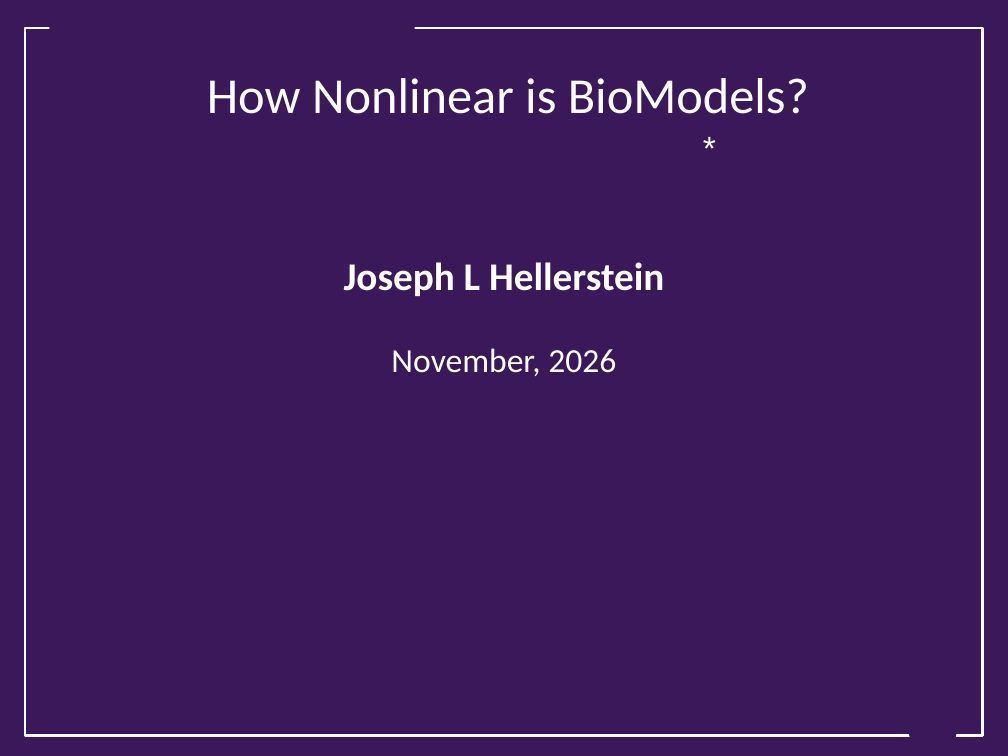
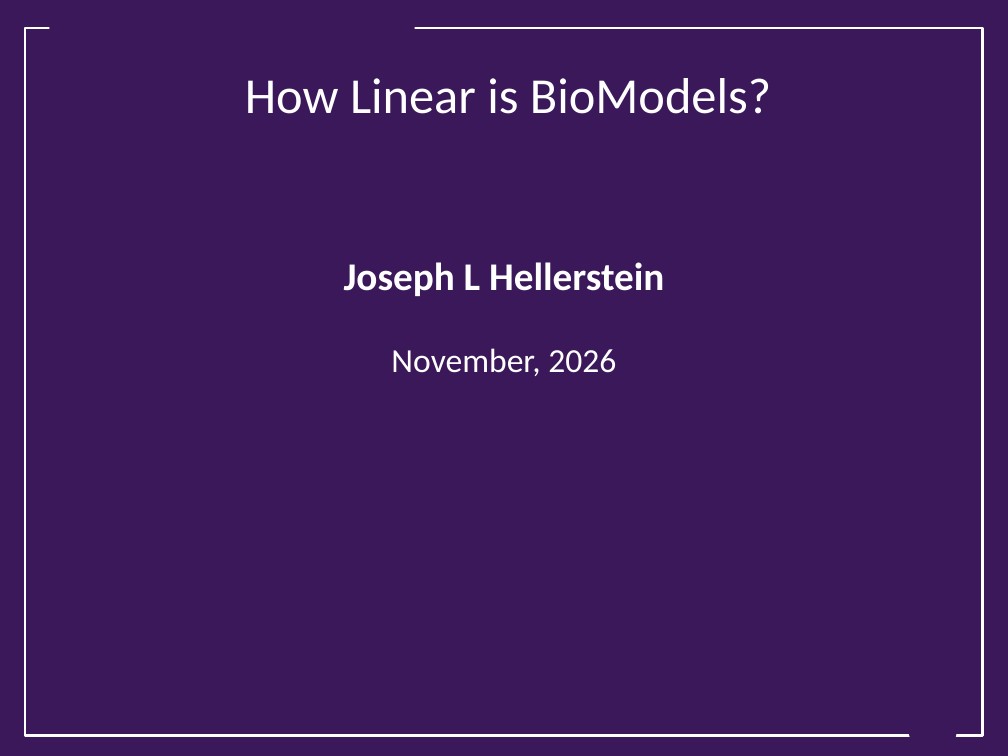
Before and after one commit to joseph-hellerstein/biomodels_linearity, a slide deck: slide 1 of docs/How Nonlinear is BioModels.pptx. Drawn at 1008x756 pixels with LibreOffice and Linux fonts; fonts in the diff are those of the drawing; background and template pictures are left out. Boxes give left, top, right and bottom in pixels: in the first picture for what was removed or moved away, otherwise in the second. Text is boxed around its words. In the diff, an @@ line names an element or a change of style, - is before the commit and + after.

```diff
--- a/docs/How Nonlinear is BioModels.pptx
+++ b/docs/How Nonlinear is BioModels.pptx
@@ title at [245,78,771,114]: text changed @@
-How Nonlinear is BioModels?
+How Linear is BioModels?
@@ text removed at [692,122,726,172] @@
-*
```
Also in this commit, not shown: 12 other slides changed, 6 slides added, 1 slide removed, 3 other files.
